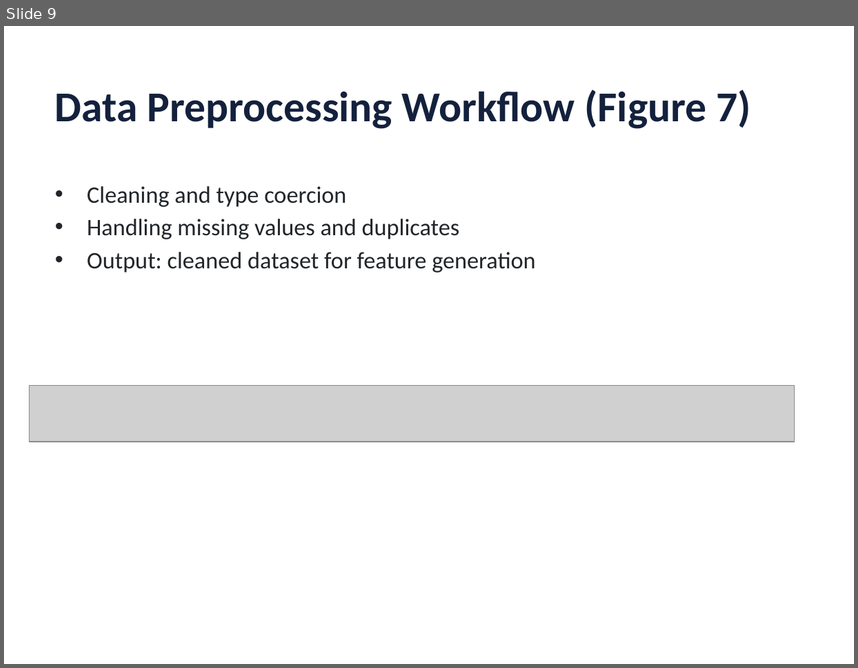
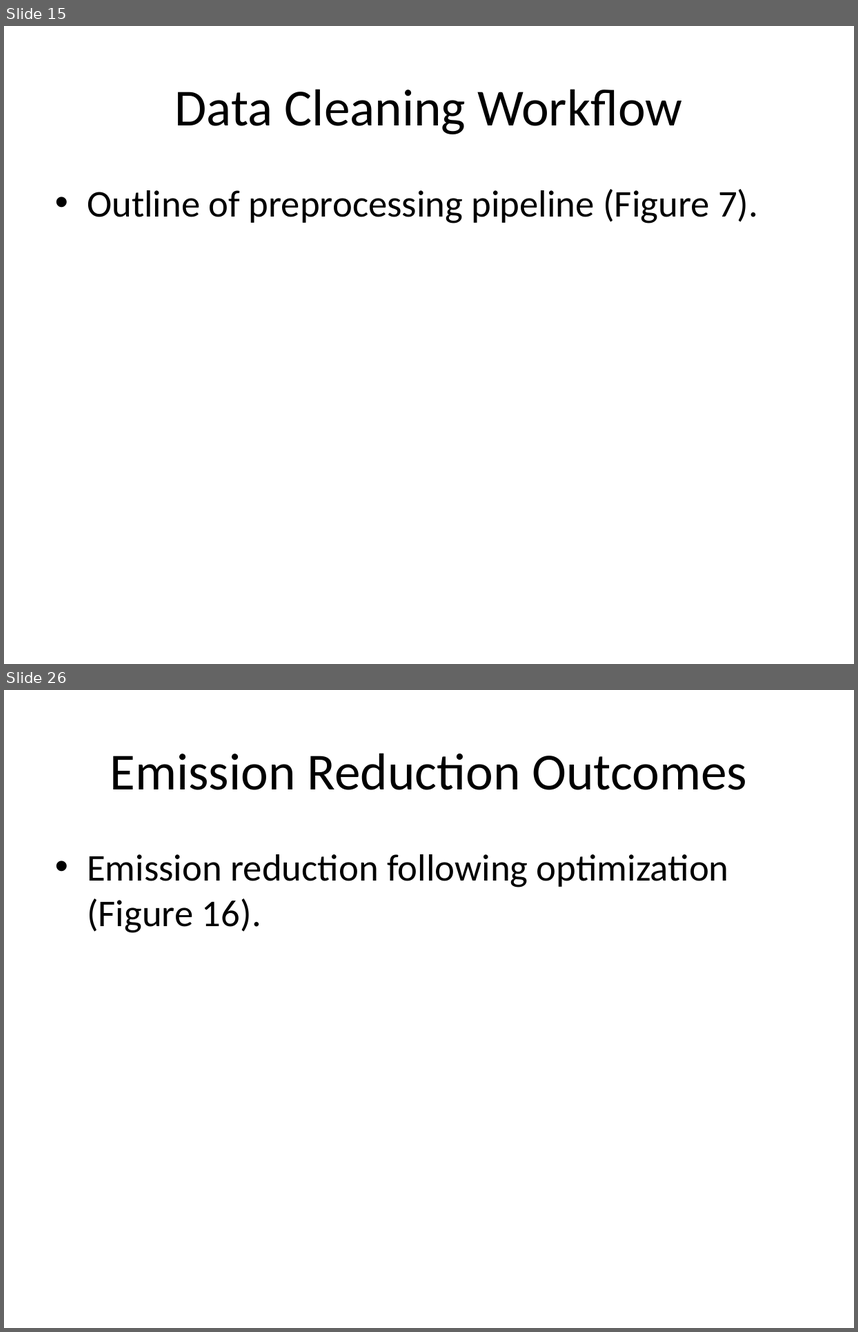
Before and after one commit to kangss1/Project-Uber, a slide deck: Thesis/Machine_Learning_Based_Forecasting_RideHailing_DelhiNCR.pptx. Shown one above the other, each under a label of ours: slide 9 before the commit, slides 15 and 26 after it; the slides between them are not shown. The pictures are 858x668 and 858x1332 pixels, drawn with LibreOffice and Linux fonts; fonts in the diff are those of the drawing; grey boxes stand for pictures. Boxes give left, top, right and bottom in pixels: in the first picture for what was removed or moved away, otherwise in the second. Text is boxed around its words. In the diff, an @@ line names an element or a change of style, - is before the commit and + after.

```diff
--- a/Thesis/Machine_Learning_Based_Forecasting_RideHailing_DelhiNCR.pptx
+++ b/Thesis/Machine_Learning_Based_Forecasting_RideHailing_DelhiNCR.pptx
@@ slide 26 added at [4,690,854,1328], background #FFFFFF @@
@@ title added at [110,753,748,790], 44 pt, text #000000 @@
+Emission Reduction Outcomes
@@ text added at [87,854,729,933], 32 pt, text #000000 @@
+• Emission reduction following optimization (Figure 16).
@@ what was slide 9 is now slide 15 @@
@@ slide 15 changed as well @@
@@ title at [175,89,682,134]: text changed; size 36 to 44 pt; text colour #14213D to #000000; bold off @@
-Data Preprocessing Workflow (Figure 7)
+Data Cleaning Workflow
@@ text at [87,189,758,223]: text changed; size 20 to 32 pt; text colour #212529 to #000000 @@
-• Cleaning and type coercion
-• Handling missing values and duplicates
-• Output: cleaned dataset for feature generation
+• Outline of preprocessing pipeline (Figure 7).
@@ picture removed at [30,385,795,441] @@
```
Also in this commit, not shown: 38 other slides added, 24 slides removed, 12 other files.
